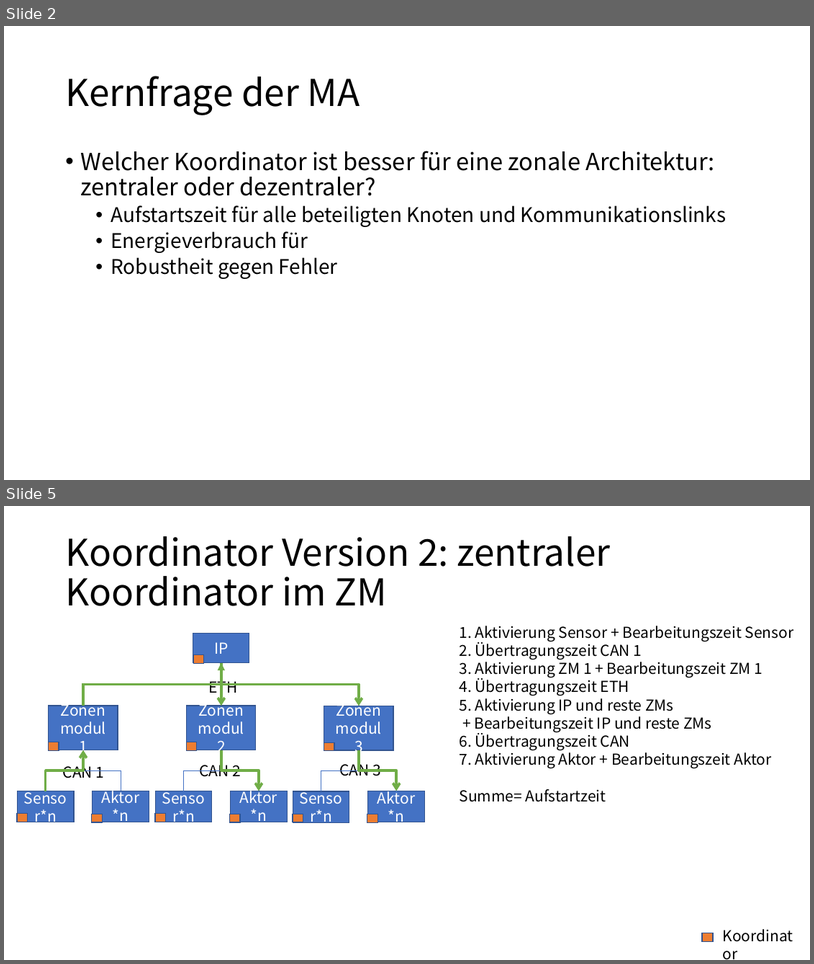
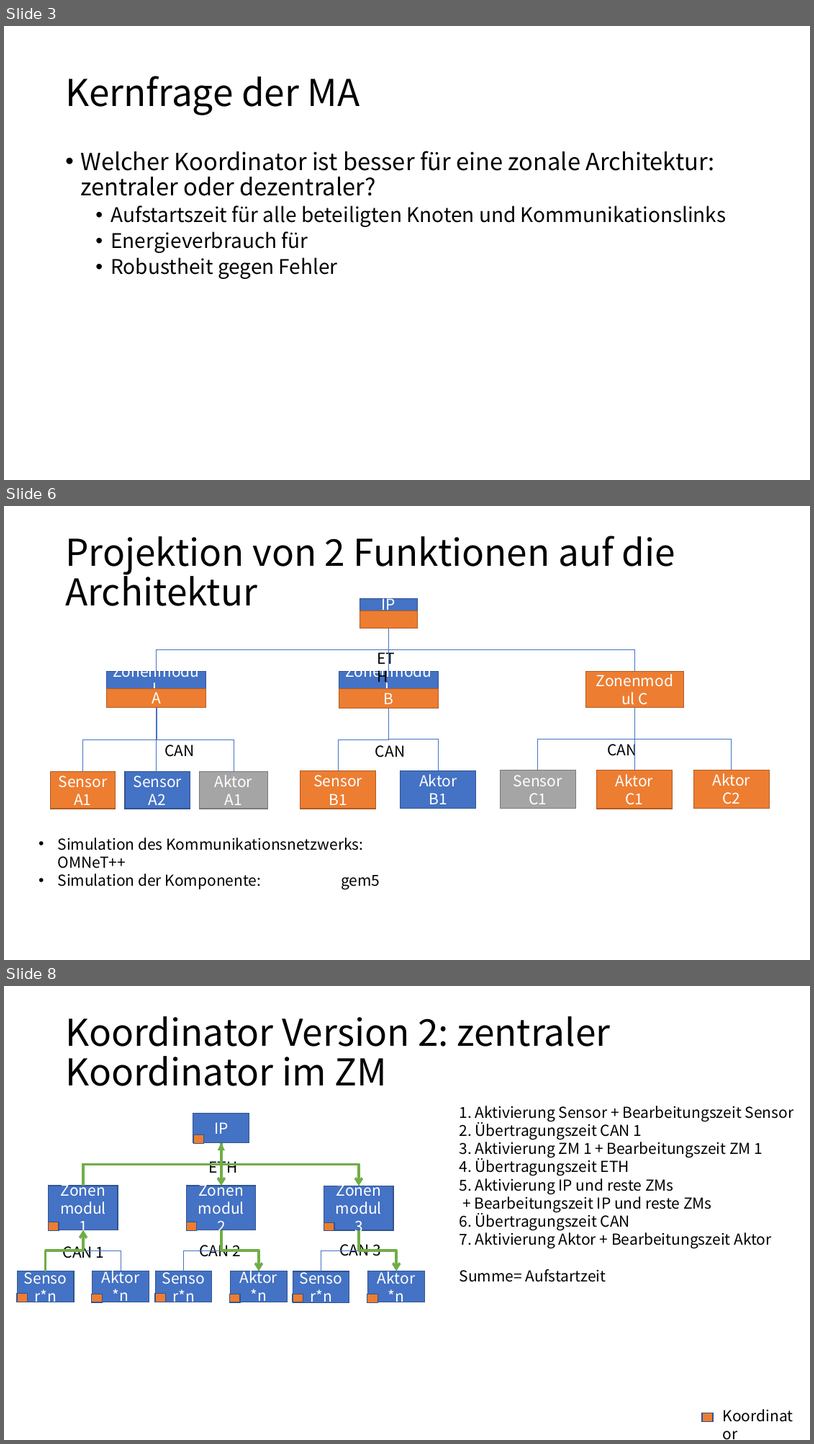
Before and after one commit to lcxone1/github-repo, a slide deck: 演示文稿1 - 20230109.pptx. Shown one above the other, each under a label of ours: slides 2 and 5 before the commit, slides 3, 6 and 8 after it; the slides between them are not shown. The pictures are 814x964 and 814x1444 pixels, drawn with LibreOffice and Linux fonts; fonts in the diff are those of the drawing. Boxes give left, top, right and bottom in pixels: in the first picture for what was removed or moved away, otherwise in the second. Text is boxed around its words. In the diff, an @@ line names an element or a change of style, - is before the commit and + after.

```diff
--- a/演示文稿1 - 20230109.pptx
+++ b/演示文稿1 - 20230109.pptx
@@ slide 6 added at (4,506,810,960), background #FFFFFF @@
@@ title added at (65,536,675,606), 44 pt, text #000000 @@
+Projektion von 2 Funktionen auf die Architektur
@@ rectangle added at (360,599,418,628), fill #4472C4, outline #325491 1 pt, 18 pt, text #FFFFFF @@
+IP
@@ rectangle added at (360,610,418,628), fill #ED7D31, outline #AF5C24 1 pt @@
@@ elbow line added from (388, 628) to (157, 671), #4472C4 0.5 pt @@
@@ line added from (388, 628) to (388, 671), #4472C4 0.5 pt @@
@@ elbow line added from (388, 628) to (635, 671), #4472C4 0.5 pt @@
@@ text added at (371,646,409,670), 18 pt, text #000000 @@
+ETH
@@ rectangle added at (107,671,206,708), fill #4472C4, outline #325491 1 pt, 18 pt, text #FFFFFF @@
+Zonenmodul
@@ rectangle added at (340,671,439,708), fill #4472C4, outline #325491 1 pt, 18 pt, text #FFFFFF @@
+Zonenmodul
@@ rectangle added at (586,671,684,708), fill #ED7D31, outline #AF5C24 1 pt, 18 pt, text #FFFFFF @@
+Zonenmodul C
@@ rectangle added at (107,688,206,708), fill #ED7D31, outline #AF5C24 1 pt, 18 pt, text #FFFFFF @@
+A
@@ rectangle added at (339,688,438,708), fill #ED7D31, outline #AF5C24 1 pt, 18 pt, text #FFFFFF @@
+B
@@ elbow line added from (157, 707) to (82, 772), #4472C4 0.5 pt @@
@@ elbow line added from (157, 708) to (156, 772), #4472C4 0.5 pt @@
@@ elbow line added from (157, 707) to (234, 772), #4472C4 0.5 pt @@
@@ elbow line added from (388, 708) to (339, 771), #4472C4 0.5 pt @@
@@ elbow line added from (388, 708) to (438, 771), #4472C4 0.5 pt @@
@@ elbow line added from (635, 708) to (538, 770), #4472C4 0.5 pt @@
@@ elbow line added from (635, 708) to (635, 770), #4472C4 0.5 pt @@
@@ elbow line added from (635, 708) to (732, 770), #4472C4 0.5 pt @@
@@ text added at (607,740,637,759), 18 pt, text #000000 @@
+CAN
@@ text added at (165,744,194,757), 18 pt, text #000000 @@
+CAN
@@ text added at (376,745,405,757), 18 pt, text #000000 @@
+CAN
@@ rectangle added at (50,772,116,808), fill #ED7D31, outline #AF5C24 1 pt, 18 pt, text #FFFFFF @@
+SensorA1
@@ rectangle added at (125,772,190,808), fill #4472C4, outline #325491 1 pt, 18 pt, text #FFFFFF @@
+SensorA2
@@ rectangle added at (199,772,268,808), fill #A5A5A5, outline #7A7A7A 1 pt, 18 pt, text #FFFFFF @@
+Aktor
+A1
@@ rectangle added at (301,771,376,808), fill #ED7D31, outline #AF5C24 1 pt, 18 pt, text #FFFFFF @@
+Sensor
+B1
@@ rectangle added at (401,771,476,808), fill #4472C4, outline #325491 1 pt, 18 pt, text #FFFFFF @@
+Aktor
+B1
@@ rectangle added at (500,770,576,808), fill #A5A5A5, outline #7A7A7A 1 pt, 18 pt, text #FFFFFF @@
+Sensor
+C1
@@ rectangle added at (597,770,672,808), fill #ED7D31, outline #AF5C24 1 pt, 18 pt, text #FFFFFF @@
+Aktor
+C1
@@ rectangle added at (694,770,770,808), fill #ED7D31, outline #AF5C24 1 pt, 18 pt, text #FFFFFF @@
+Aktor
+C2
@@ text added at (58,837,380,889), 18 pt, text #000000 @@
+• Simulation des Kommunikationsnetzwerks: OMNeT++
+• Simulation der Komponente: gem5
@@ what was slide 2 is now slide 3 @@
@@ what was slide 5 is now slide 8 @@
```
Also in this commit, not shown: 3 slides changed, 2 other slides added, 1 other file.
